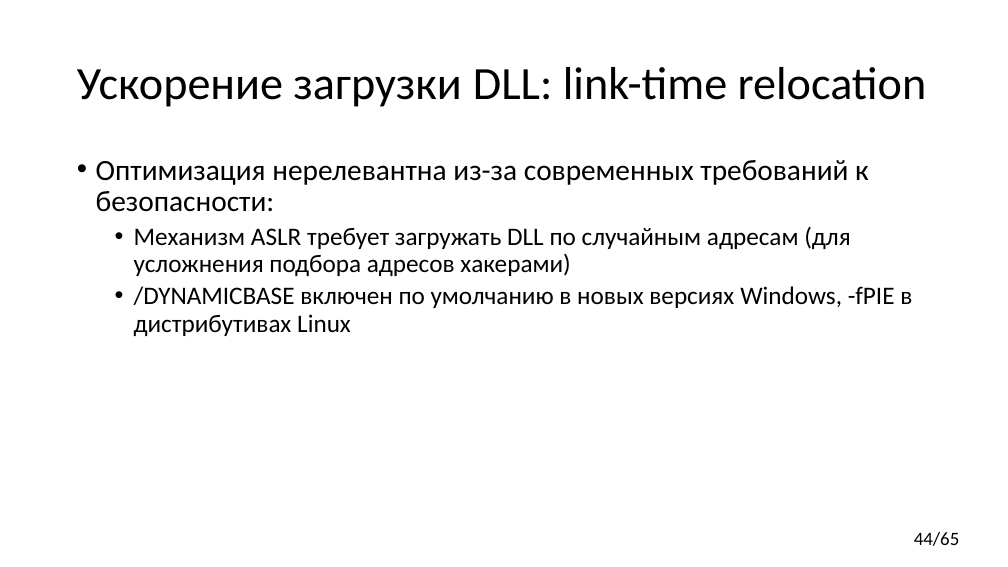
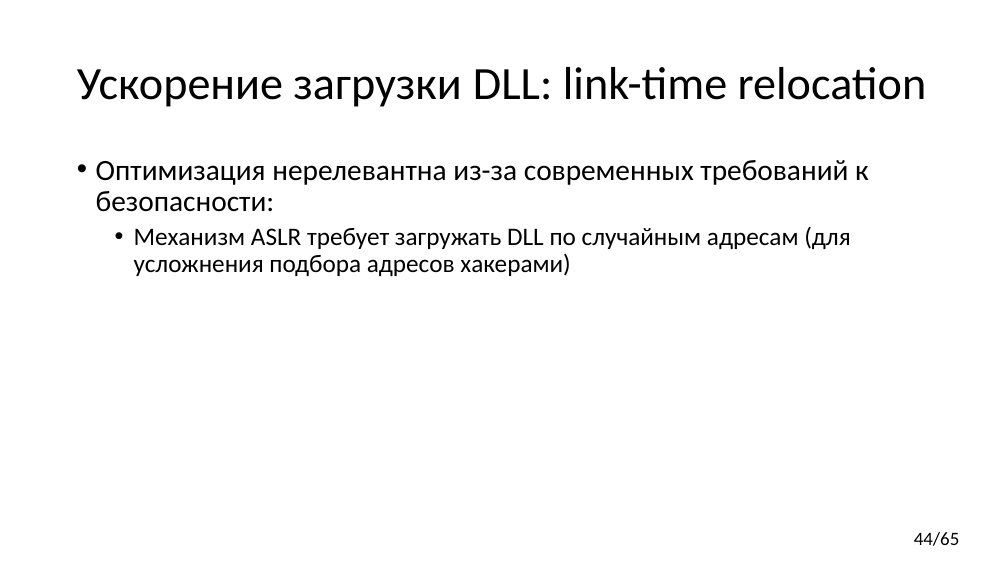
Before and after one commit to yugr/CppRussia, a slide deck: slide 44 of 2024/RU.pptx. Drawn at 1008x567 pixels with LibreOffice and Linux fonts; fonts in the diff are those of the drawing. Boxes give left, top, right and bottom in pixels: in the first picture for what was removed or moved away, otherwise in the second. Text is boxed around its words. In the diff, an @@ line names an element or a change of style, - is before the commit and + after.

```diff
--- a/2024/RU.pptx
+++ b/2024/RU.pptx
@@ text at [134, 286, 912, 336]: paragraph removed @@
-  • /DYNAMICBASE включен по умолчанию в новых версиях Windows, -fPIE в дистрибутивах Linux
```
Also in this commit, not shown: 24 other slides changed.
